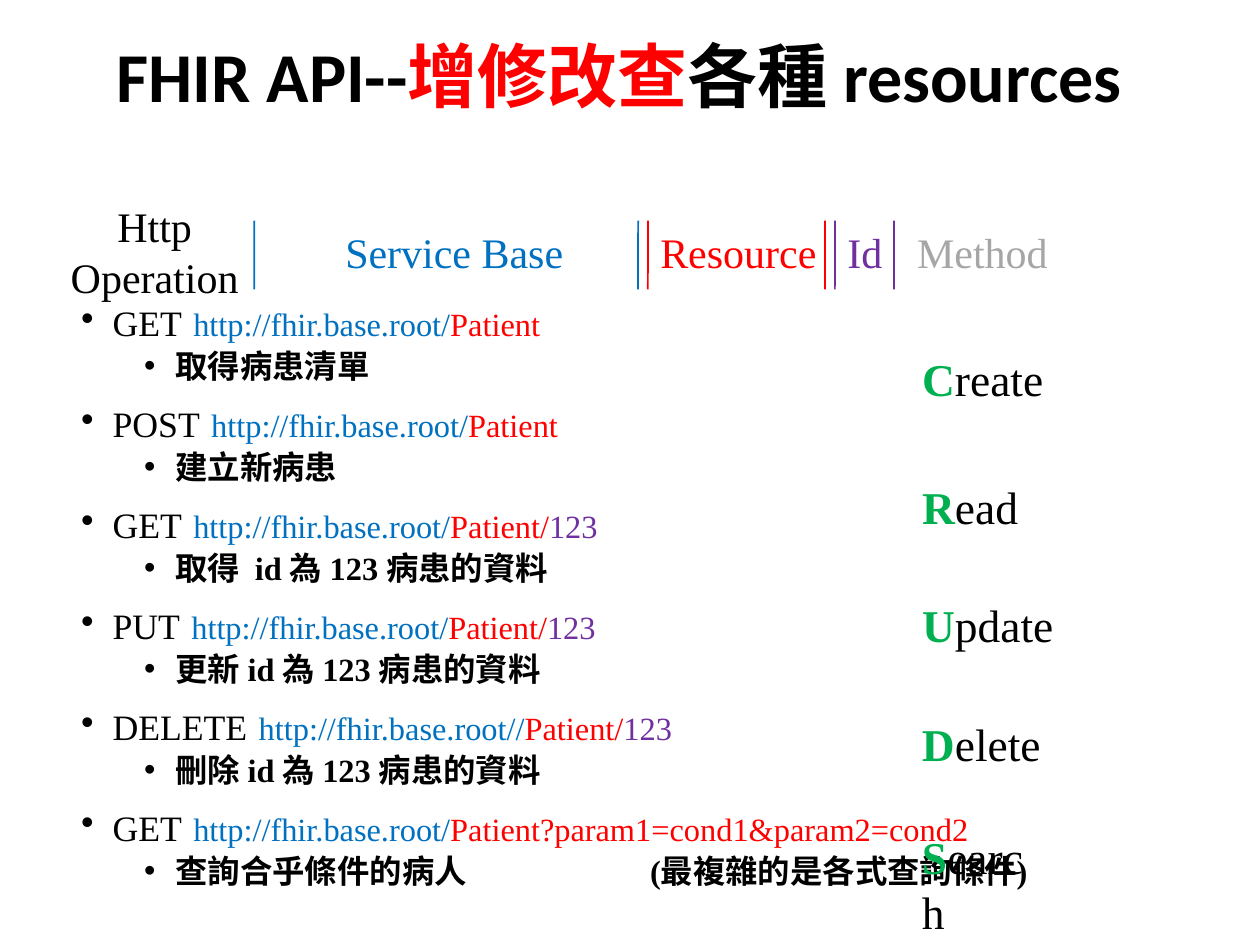
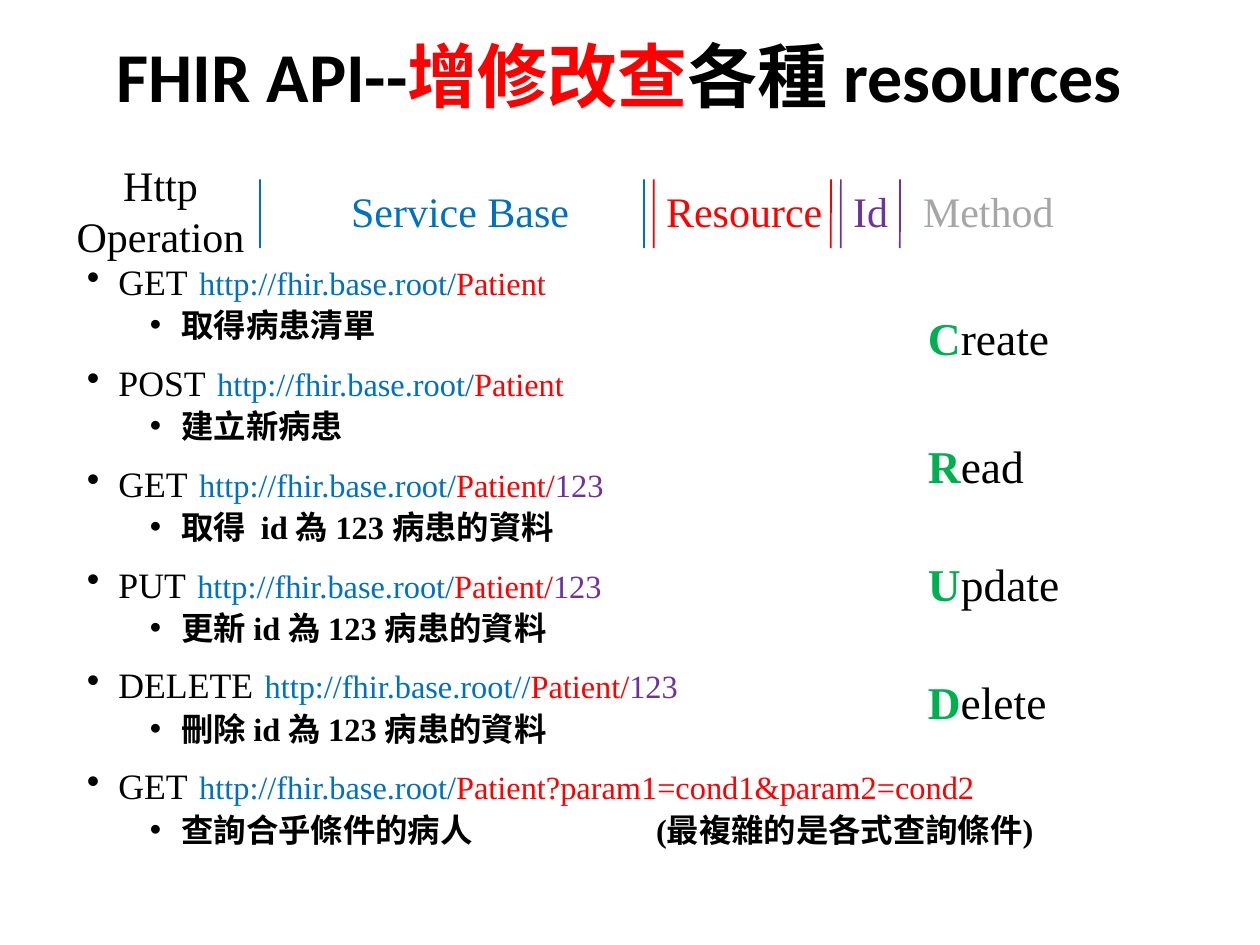
Before and after one commit to mos2718/FHIRspec, a slide deck: slide 2 of Spec/FHIR API.pptx. Drawn at 1260x945 pixels with LibreOffice and Linux fonts; fonts in the diff are those of the drawing. Boxes give left, top, right and bottom in pixels: in the first picture for what was removed or moved away, otherwise in the second. Text is boxed around its words. In the diff, an @@ line names an element or a change of style, - is before the commit and + after.

```diff
--- a/Spec/FHIR API.pptx
+++ b/Spec/FHIR API.pptx
@@ 10 texts, 6 lines: place and size @@
-10 texts, 6 lines at [71, 214, 1053, 890]
+10 texts, 6 lines at [77, 173, 1059, 848]
@@ text removed at [910, 823, 1053, 945] @@
-Search
```
Also in this commit, not shown: 1 other slide changed, 19 slides added, 1 other file.
